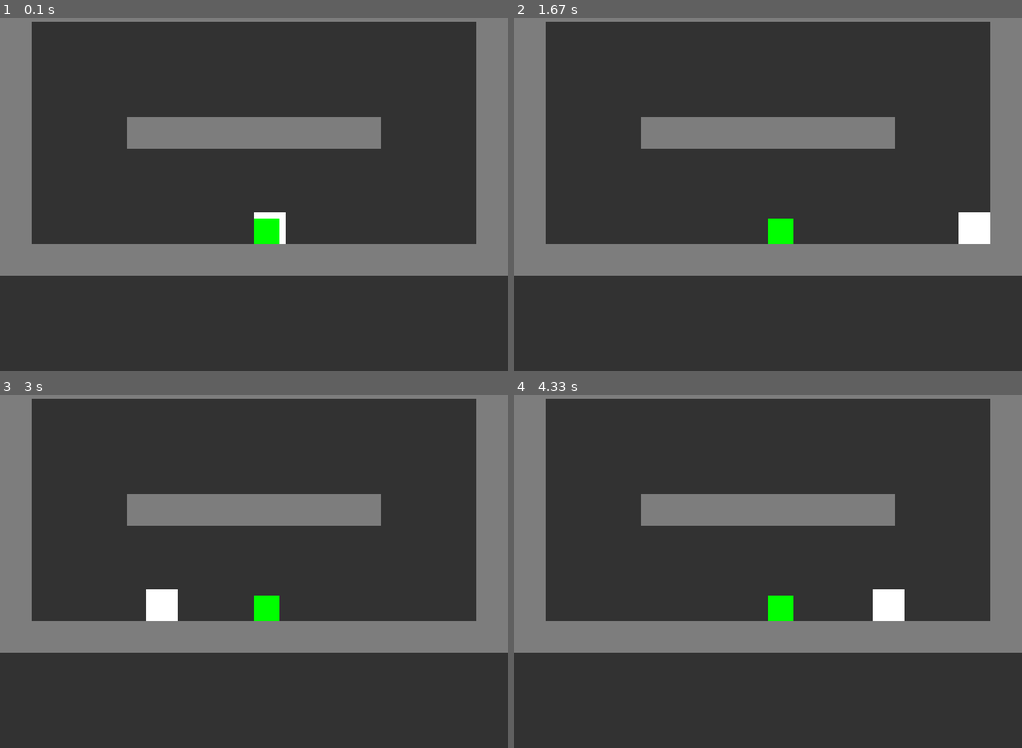
Above: before the commit, frames 1-4 (two rows, left to right).
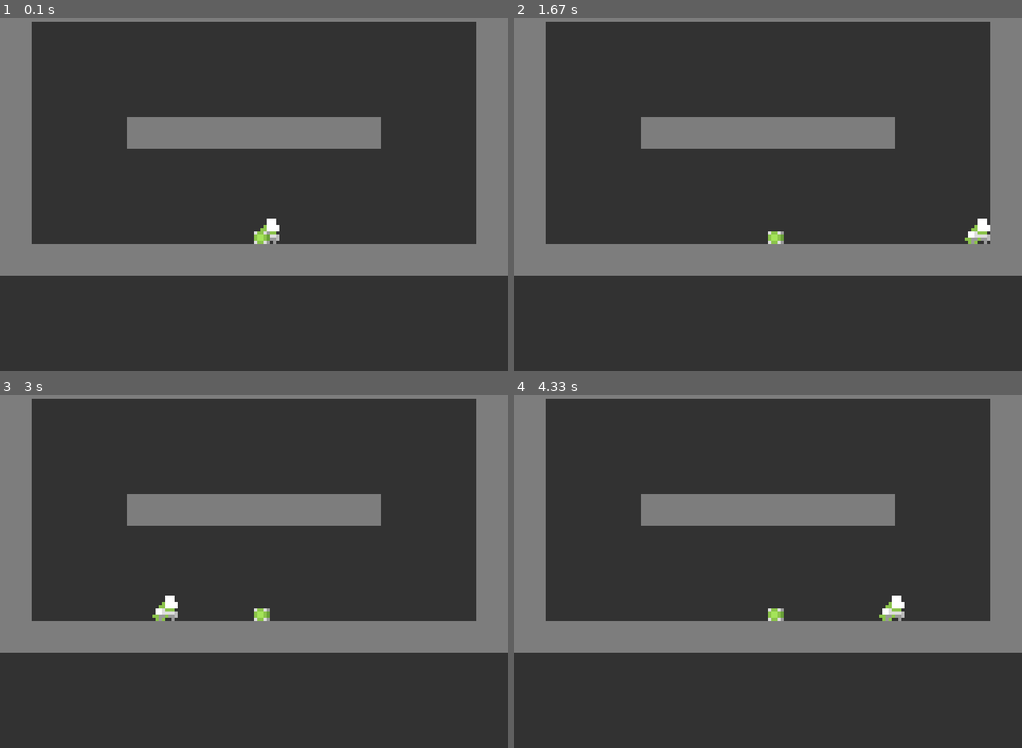
Above: after the commit, the same moments.

Repository: DJan03/ThrowTheBox_pygame
Game: pygame game, started from main.py
Same seed, same stepped clock (60 frames per second), same inputs: the game is played once before the commit and once after it.
Inputs:
- Up to frame 1 (0.1 s): no input
- Up to frame 2 (1.67 s): hold Right 0.33-0.8 s; hold Right 1.17-1.63 s
- Up to frame 3 (3 s): hold Left 1.67-2.2 s; hold Left 2.57-2.97 s
- Up to frame 4 (4.33 s): hold Up 3-3.37 s; hold Right 3.4-4.03 s

The runs differ from the first frame. In frame 1, 0.6% of the frame differs, in the area x 50-57%, y 55-65%; in frame 2, 0.8%, in the area x 50-94%, y 55-65%; in frame 3, 0.8%; in frame 4, 0.8%.

Commit message:
add simple graphic

Diff:
--- a/main.py
+++ b/main.py
@@ -20,13 +20,10 @@
 
 
 class Box(pygame.sprite.Sprite):
-    color = (0, 255, 0)
-
     def __init__(self, group, x, y, apply_velocity=True, velocity_x=0, velocity_y=0):
         super().__init__(group)
 
-        self.image = pygame.Surface((40, 40))
-        self.image.fill(Box.color)
+        self.image = pygame.transform.scale(pygame.image.load("box.png"), (25, 20))
         self.rect = self.image.get_rect()
         self.rect.x = x
         self.rect.y = y
@@ -72,10 +69,10 @@
 
 
 class Player(pygame.sprite.Sprite):
-    def __init__(self, group: pygame.sprite.Group, image: pygame.Surface, left, right, up, down, use):
+    def __init__(self, group: pygame.sprite.Group, left, right, up, down, use):
         super().__init__(group)
 
-        self.image = image
+        self.image = pygame.transform.scale(pygame.image.load("hero.png"), (40, 40))
         self.rect = self.image.get_rect()
         self.rect.x = WIDTH // 2
         self.rect.y = HEIGHT // 2
@@ -206,12 +203,9 @@
     pygame.init()
     screen = pygame.display.set_mode((WIDTH, HEIGHT))
 
-    square = pygame.Surface((50, 50))
-    square.fill((255, 255, 255))
-
     sprite_group = pygame.sprite.Group()
 
-    player = Player(sprite_group, square, pygame.K_LEFT, pygame.K_RIGHT, pygame.K_UP, pygame.K_DOWN, pygame.K_SPACE)
+    player = Player(sprite_group, pygame.K_LEFT, pygame.K_RIGHT, pygame.K_UP, pygame.K_DOWN, pygame.K_SPACE)
 
     boxes = []
     boxes.append(Box(sprite_group, WIDTH // 2, HEIGHT // 2))
Binary file added: box.png
Binary file added: hero.png
